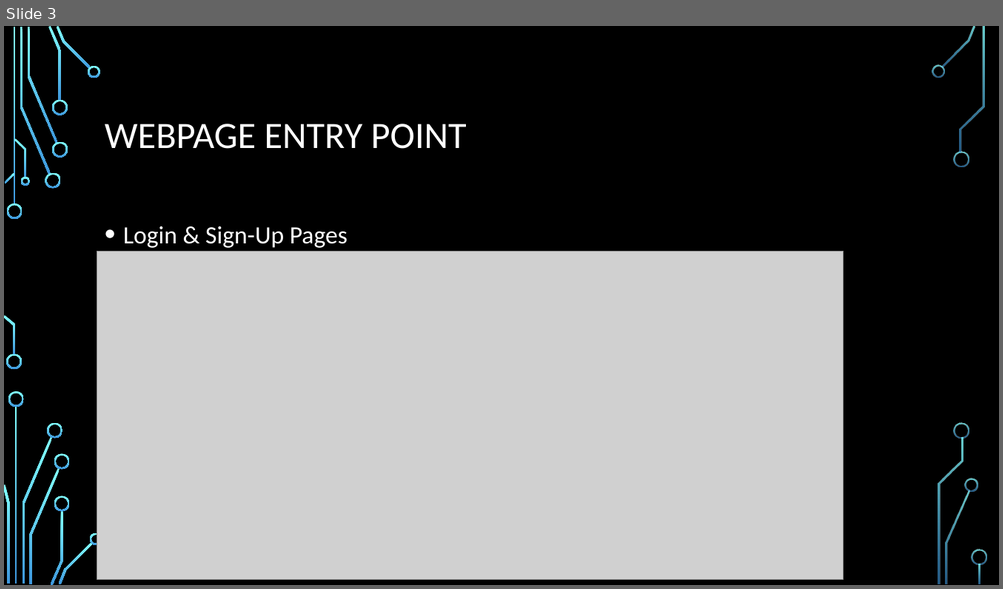
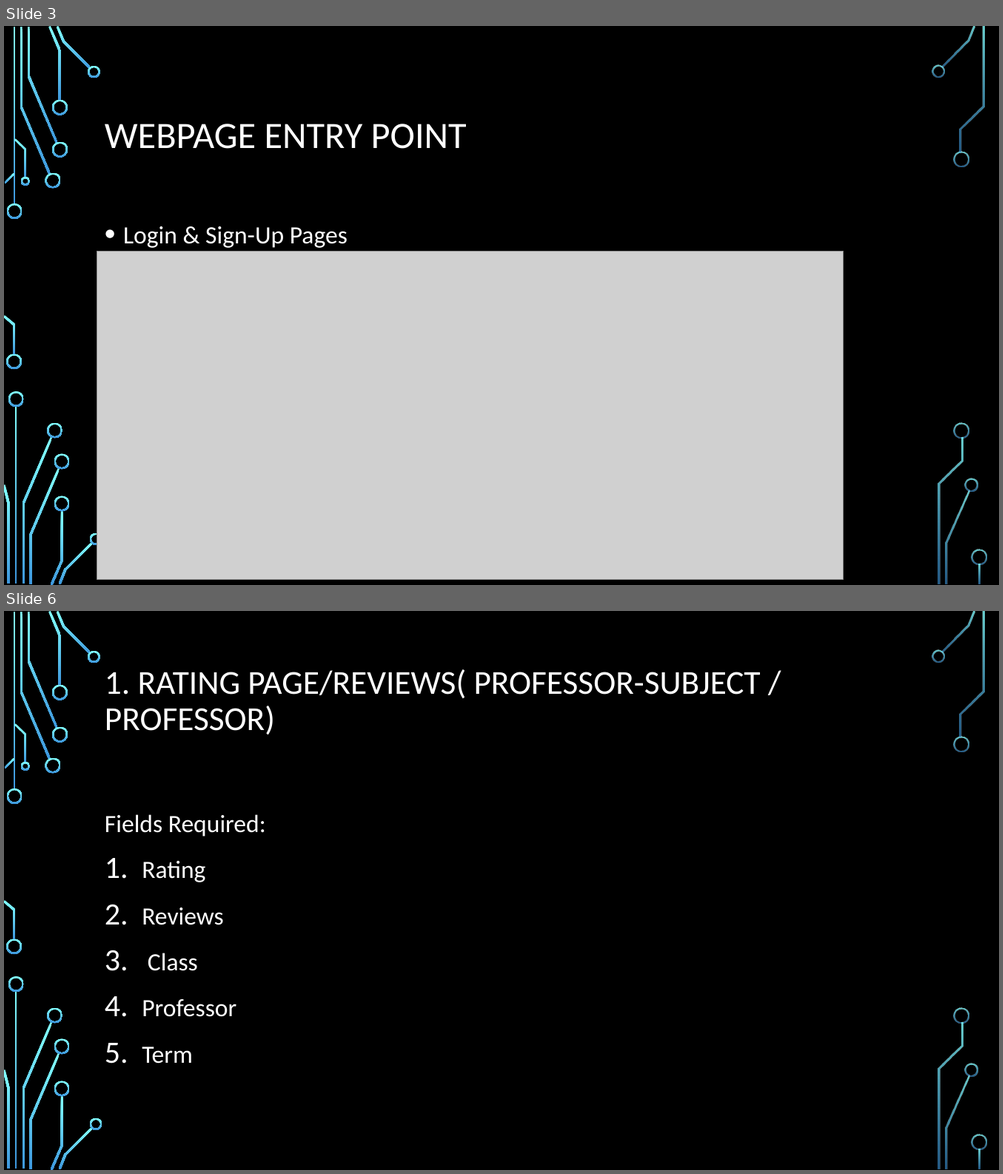
Before and after one commit to spatil17/Ingenious-Mavericks, a slide deck: Ingenious Mavericks-The Blueprint.pptx. Shown one above the other, each under a label of ours: slide 3 before the commit, slides 3 and 6 after it; the slides between them are not shown. The pictures are 1003x589 and 1003x1174 pixels, drawn with LibreOffice and Linux fonts; fonts in the diff are those of the drawing; grey boxes stand for pictures; background and template pictures are left out. Boxes give left, top, right and bottom in pixels: in the first picture for what was removed or moved away, otherwise in the second. Text is boxed around its words. In the diff, an @@ line names an element or a change of style, - is before the commit and + after.

```diff
--- a/Ingenious Mavericks-The Blueprint.pptx
+++ b/Ingenious Mavericks-The Blueprint.pptx
@@ slide 6 added at [4, 611, 999, 1170], background picture (left out); not listed: 36 template elements that a slide beside it also shows @@
@@ title added at [105, 669, 760, 735], 32.4 pt, text #FFFFFF @@
+1. RATING PAGE/REVIEWS( PROFESSOR-SUBJECT / PROFESSOR)
@@ text added at [105, 815, 266, 1064], 24 pt, text #FFFFFF @@
+Fields Required:
+1. Rating
+2. Reviews
+3. Class
+4. Professor
+5. Term
```
Also in this commit, not shown: 2 slides changed, 2 other slides added.
